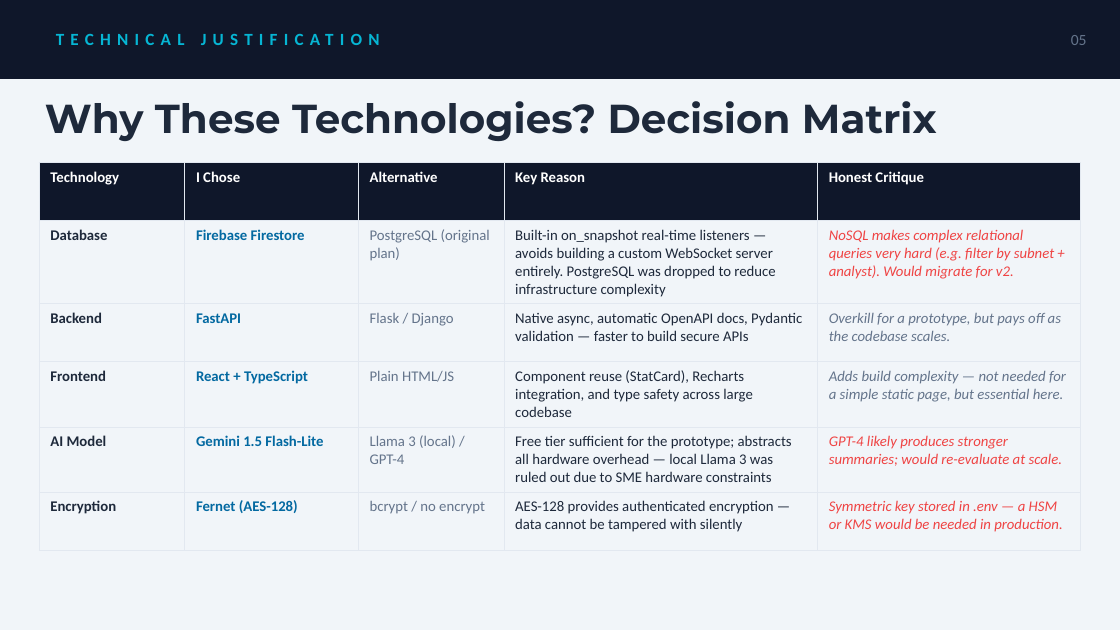
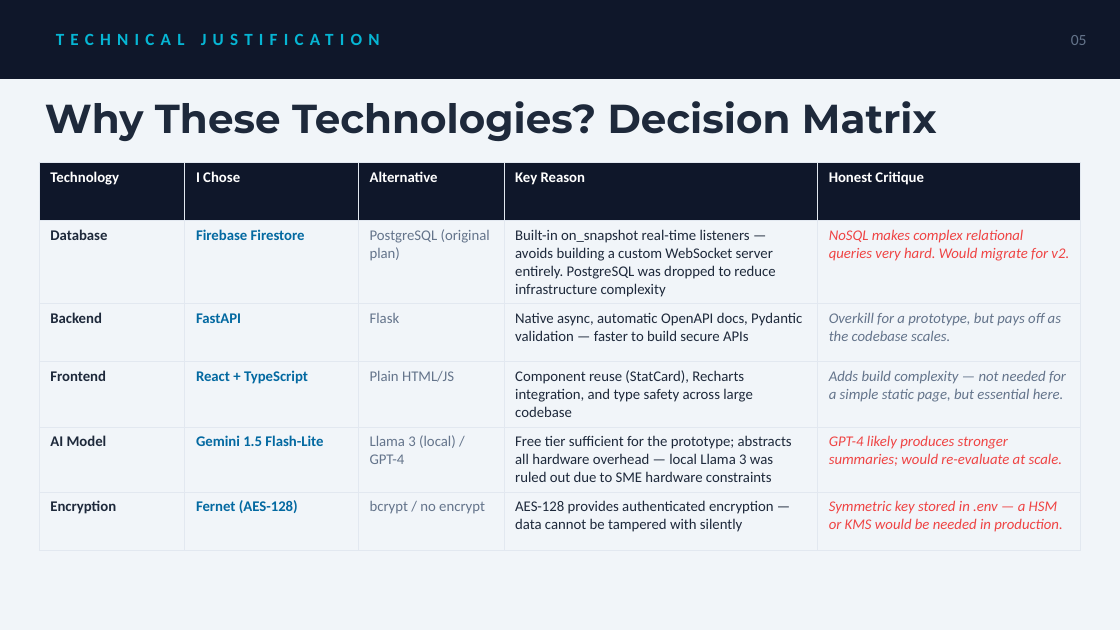
Before and after one commit to Mattrfish/Matt-Fish-COMP3000-Computing-Project, a slide deck: slide 5 of Documentation/SIRA_Viva.pptx. Drawn at 1120x630 pixels with LibreOffice and Linux fonts; fonts in the diff are those of the drawing. Boxes give left, top, right and bottom in pixels: in the first picture for what was removed or moved away, otherwise in the second. Text is boxed around its words. In the diff, an @@ line names an element or a change of style, - is before the commit and + after.

```diff
--- a/Documentation/SIRA_Viva.pptx
+++ b/Documentation/SIRA_Viva.pptx
@@ table at [39,162,1081,548] @@
-row 2, column 5: NoSQL makes complex relational queries very hard (e.g. filter by subnet + analyst). Would migrate for v2.
+row 2, column 5: NoSQL makes complex relational queries very hard. Would migrate for v2.
-row 3, column 3: Flask / Django
+row 3, column 3: Flask
```
Also in this commit, not shown: 3 other slides changed, 6 other files.
